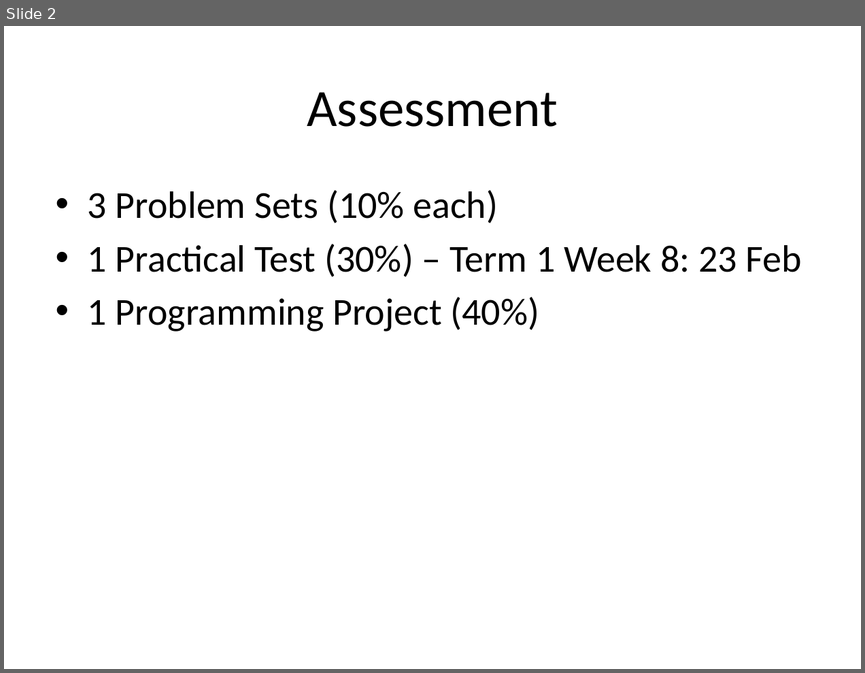
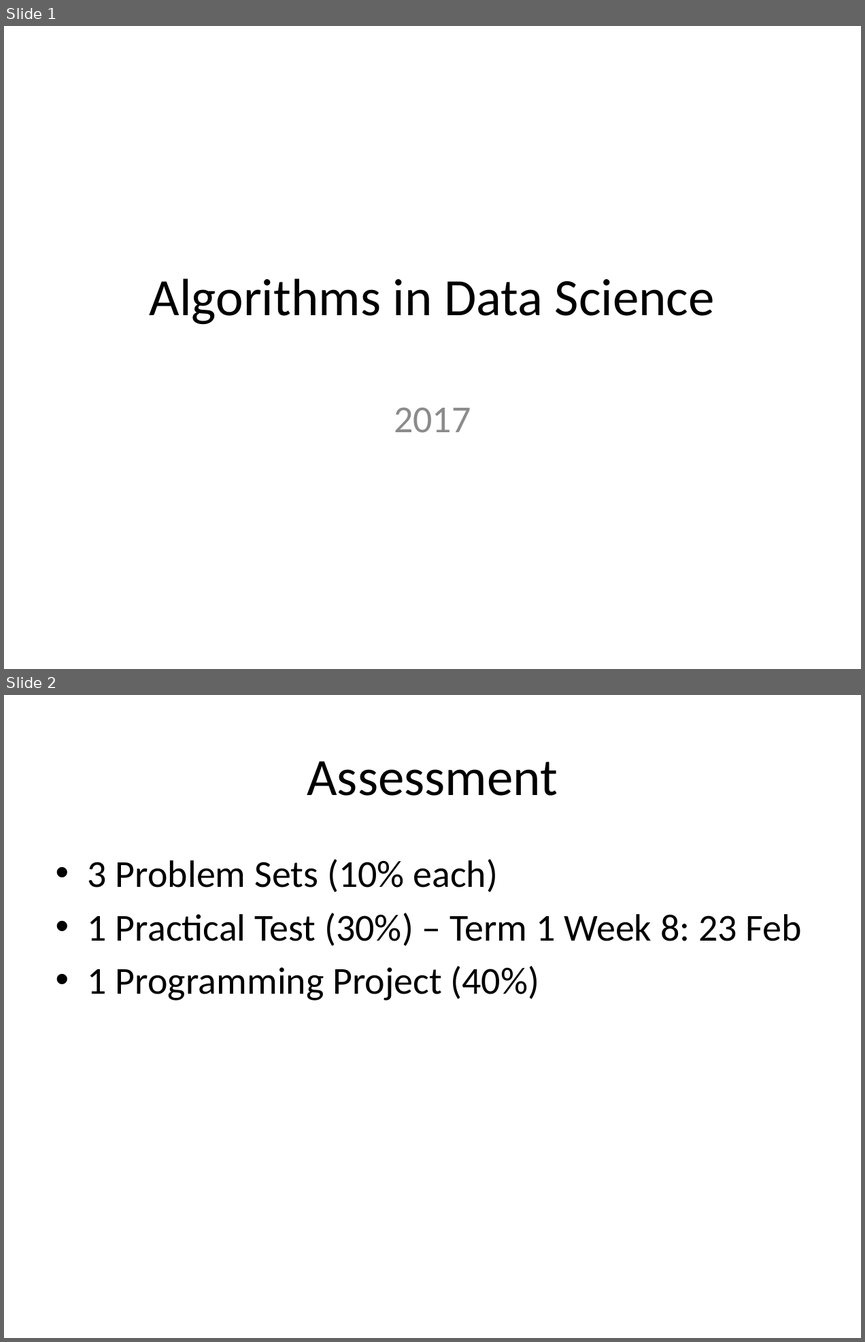
Before and after one commit to lorrainewang/2017Y2CEP, a slide deck: Lesson 1 Intro and Turtle Graphics/Intro.pptx. Shown one above the other, each under a label of ours: slide 2 before the commit, slides 1 and 2 after it. The pictures are 865x673 and 865x1342 pixels, drawn with LibreOffice and Linux fonts; fonts in the diff are those of the drawing. Boxes give left, top, right and bottom in pixels: in the first picture for what was removed or moved away, otherwise in the second. Text is boxed around its words. In the diff, an @@ line names an element or a change of style, - is before the commit and + after.

Commit message:
Changed Title Slide

```diff
--- a/Lesson 1 Intro and Turtle Graphics/Intro.pptx
+++ b/Lesson 1 Intro and Turtle Graphics/Intro.pptx
@@ slide 1 added at bbox=[4, 26, 861, 669], background #FFFFFF @@
@@ title added at bbox=[150, 278, 715, 325], 44 pt, text #000000 @@
+Algorithms in Data Science
@@ subtitle added at bbox=[394, 407, 470, 433], 32 pt, text #8C8C8C @@
+2017
```
Also in this commit, not shown: 1 slide removed.
